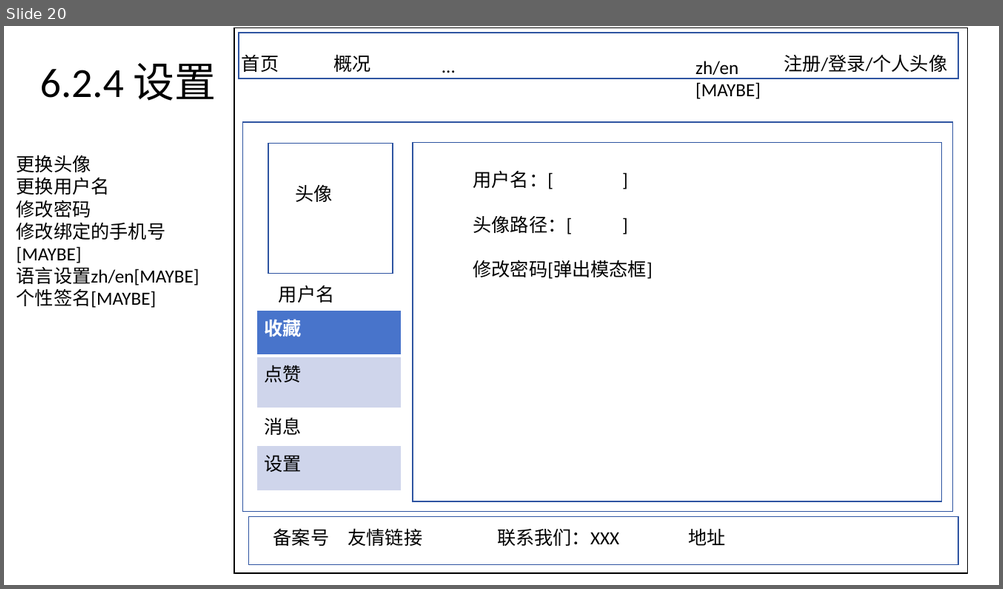
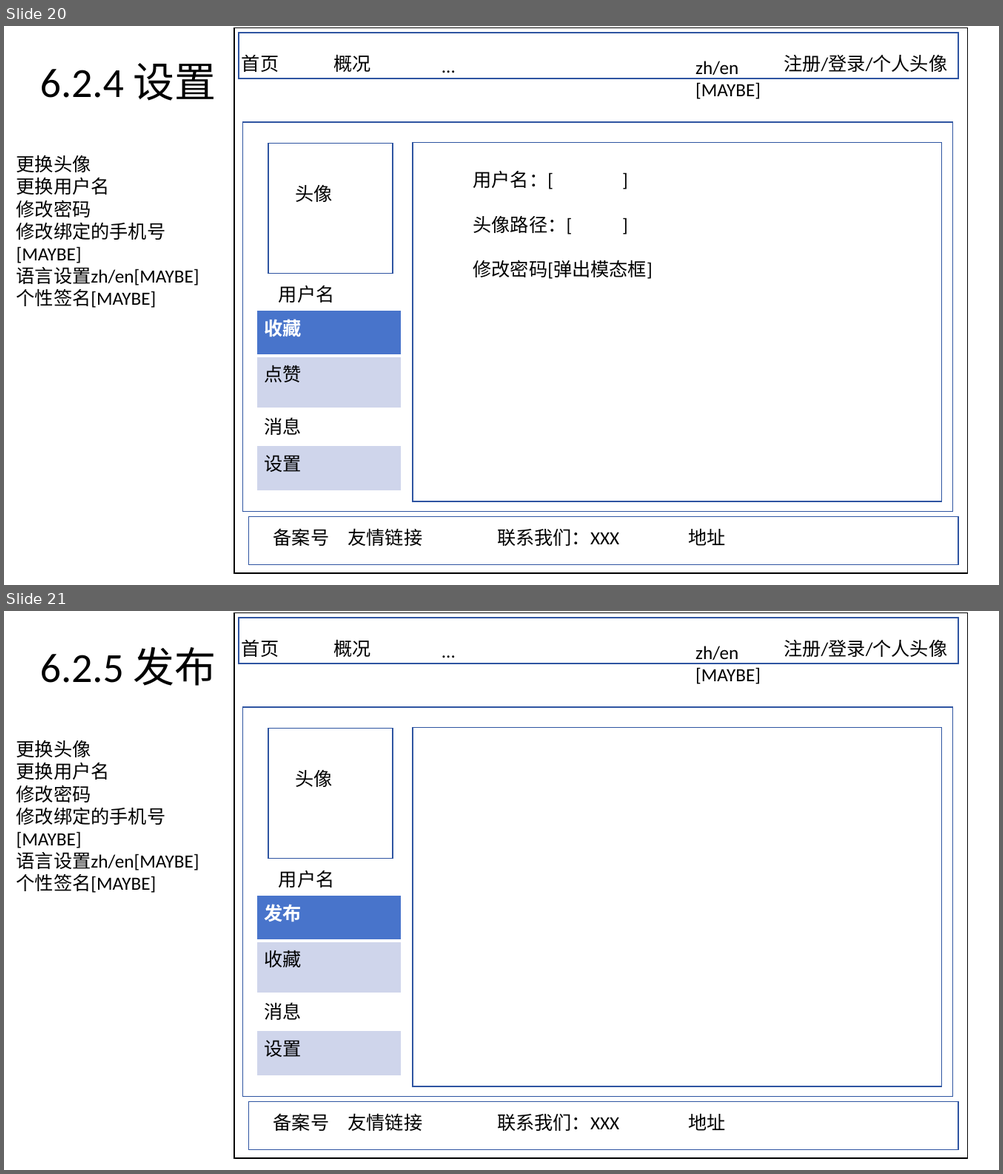
Before and after one commit to user14412/MCM, a slide deck: 其他/项目前端设计.pptx. Shown one above the other, each under a label of ours: slide 20 before the commit, slides 20 and 21 after it. The pictures are 1003x589 and 1003x1174 pixels, drawn with LibreOffice and Linux fonts; fonts in the diff are those of the drawing. Boxes give left, top, right and bottom in pixels: in the first picture for what was removed or moved away, otherwise in the second. Text is boxed around its words. In the diff, an @@ line names an element or a change of style, - is before the commit and + after.

```diff
--- a/其他/项目前端设计.pptx
+++ b/其他/项目前端设计.pptx
@@ slide 21 added at <box>4,611,999,1170</box>, background #FFFFFF @@
@@ rectangle added at <box>235,613,968,1159</box>, outline #000000 1 pt @@
@@ rectangle added at <box>239,618,959,664</box>, outline #2E54A1 1 pt @@
@@ text added at <box>40,647,216,686</box>, 40 pt, text #000000 @@
+6.2.5 发布
@@ text added at <box>242,640,279,657</box>, 18 pt, text #000000 @@
+首页
@@ text added at <box>333,639,370,657</box>, 18 pt, text #000000 @@
+概况
@@ text added at <box>434,635,566,666</box>, 18 pt, text #000000 @@
+...
@@ text added at <box>695,646,760,684</box>, 18 pt, text #000000 @@
+zh/en
+[MAYBE]
@@ text added at <box>783,640,947,657</box>, 18 pt, text #000000 @@
+注册/登录/个人头像
@@ rectangle added at <box>243,707,952,1096</box>, outline #2E54A1 1 pt @@
@@ text added at <box>17,741,199,893</box>, 18 pt, text #000000 @@
+更换头像
+更换用户名
+修改密码
+修改绑定的手机号[MAYBE]
+语言设置zh/en[MAYBE]
+个性签名[MAYBE]
@@ rectangle added at <box>268,728,392,858</box>, outline #2E54A1 1 pt @@
@@ rectangle added at <box>413,727,942,1086</box>, outline #2E54A1 1 pt @@
@@ text added at <box>295,770,332,787</box>, 18 pt, text #000000 @@
+头像
@@ text added at <box>279,870,335,888</box>, 18 pt, text #000000 @@
+用户名
@@ table added at <box>257,895,401,1065</box>, 4 rows, 1 columns @@
+发布
+收藏
+消息
+设置
@@ rectangle added at <box>249,1102,959,1150</box>, outline #2E54A1 1 pt @@
@@ text added at <box>273,1113,619,1131</box>, 18 pt, text #000000 @@
+备案号 友情链接 联系我们：XXX
@@ text added at <box>688,1113,725,1131</box>, 18 pt, text #000000 @@
+地址
```
Also in this commit, not shown: 1 slide changed, 7 other files.
